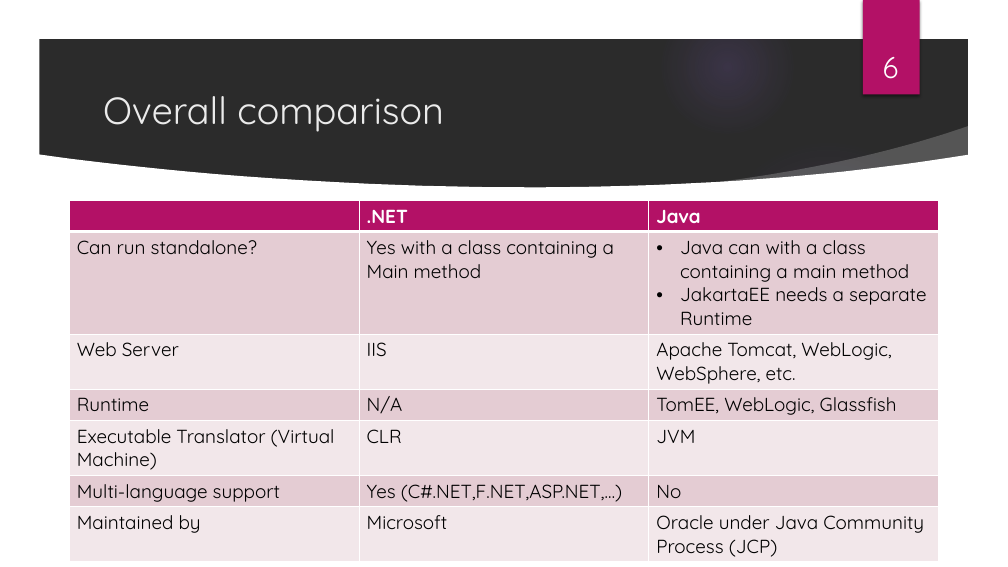
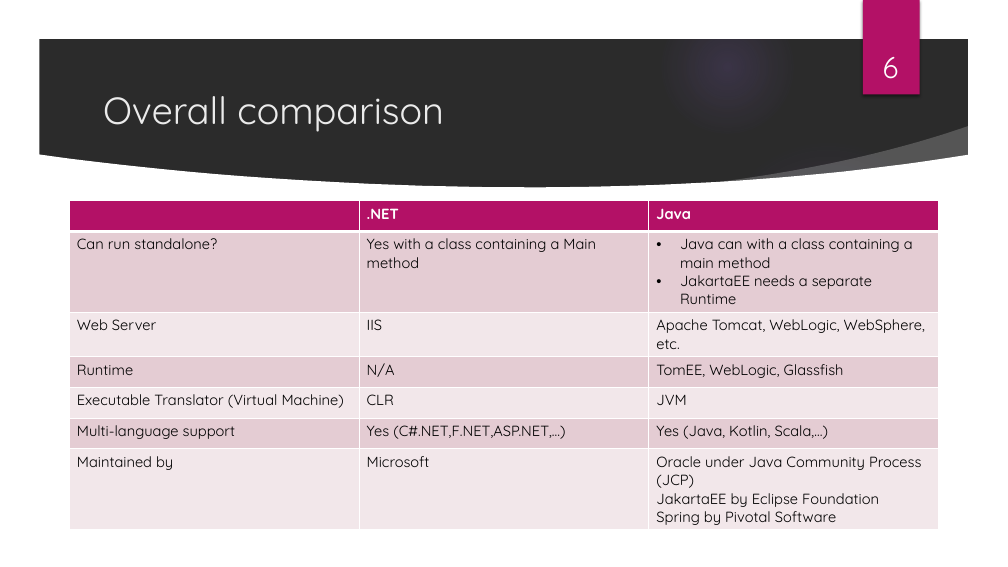
Before and after one commit to ThisVsThat-IT/java-vs-dotnet, a slide deck: slide 6 of Java vs dotnet.pptx. Drawn at 1008x567 pixels with LibreOffice and Linux fonts; fonts in the diff are those of the drawing; background and template pictures are left out; a plain dark background stands for a picture behind light text. Boxes give left, top, right and bottom in pixels: in the first picture for what was removed or moved away, otherwise in the second. Text is boxed around its words. In the diff, an @@ line names an element or a change of style, - is before the commit and + after.

```diff
--- a/Java vs dotnet.pptx
+++ b/Java vs dotnet.pptx
@@ table at box(70, 200, 938, 535) @@
-row 6, column 3: No
+row 6, column 3: Yes (Java, Kotlin, Scala,…)
-row 7, column 3: Oracle under Java Community Process (JCP)
+row 7, column 3: Oracle under Java Community Process (JCP) / JakartaEE by Eclipse Foundation Spring by Pivotal Software
@@ size 18 to 14 pt in ".NET", "Java", "Can run standalone?", "Yes with a class containing a Main ..." and 15 more places @@
```
Also in this commit, not shown: 3 other slides changed, 1 slide added, 1 other file.
